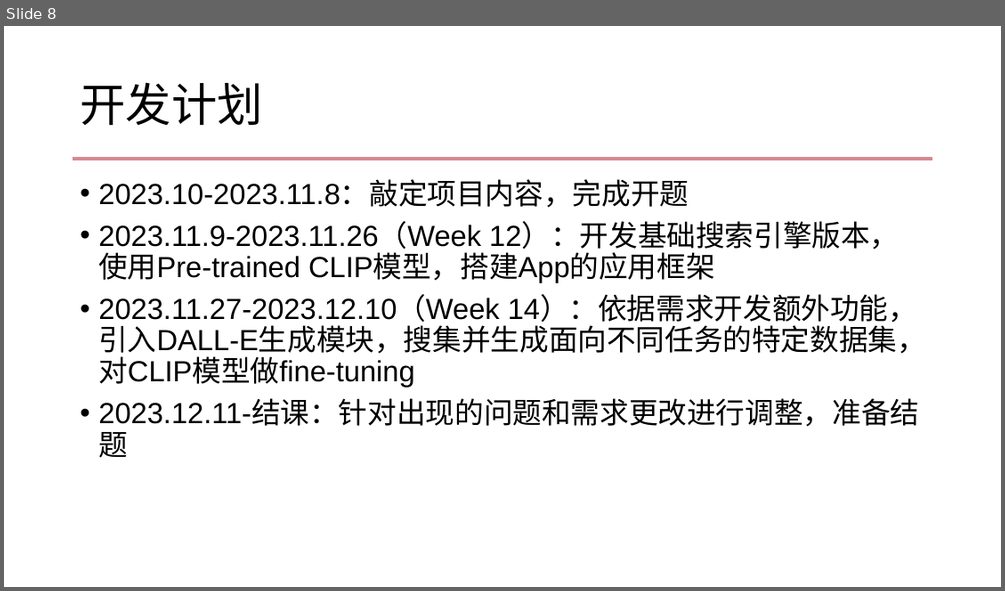
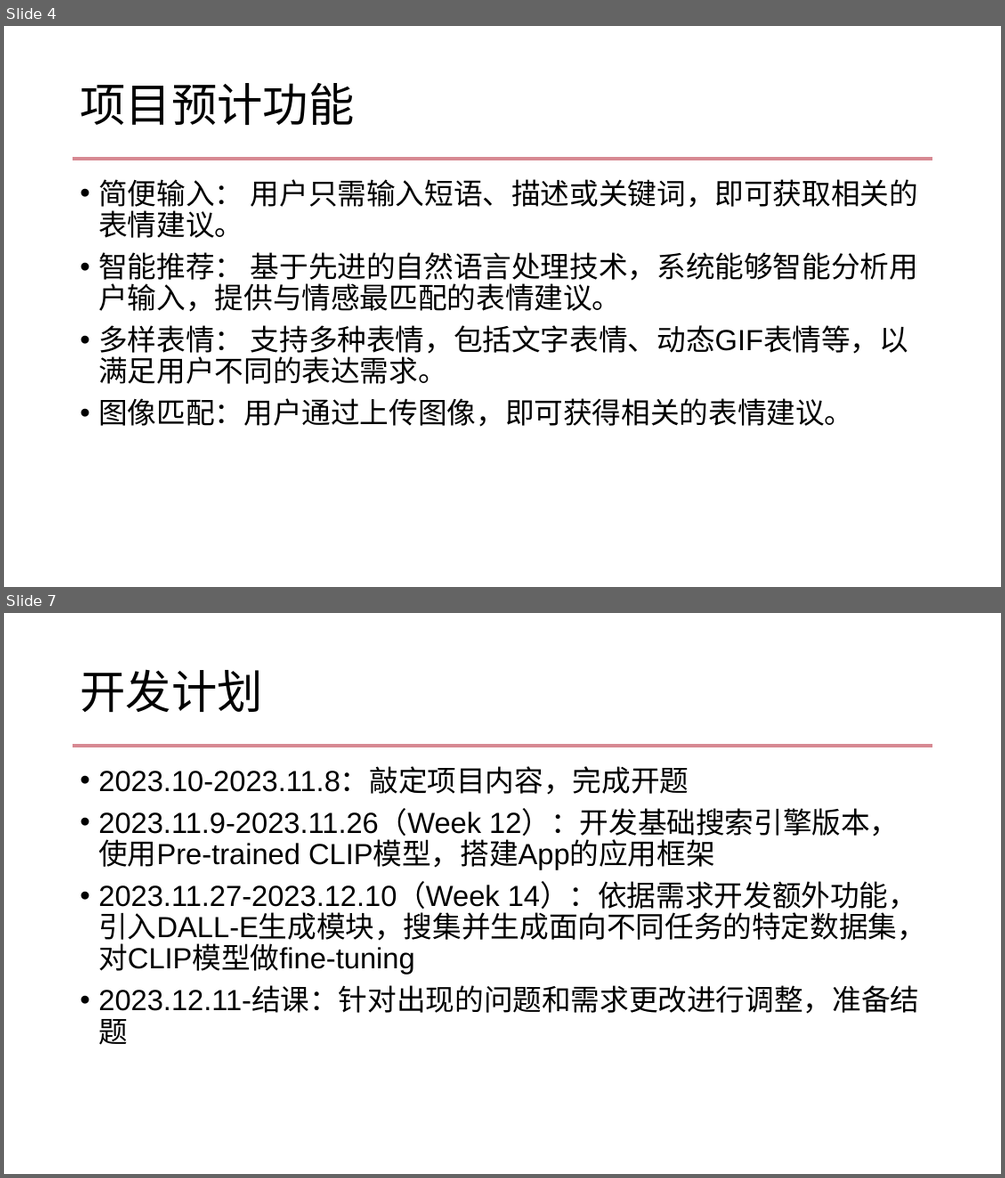
Before and after one commit to Ep11phany/ISE2023Autumn, a slide deck: ISE-Proposal.pptx. Shown one above the other, each under a label of ours: slide 8 before the commit, slides 4 and 7 after it; the slides between them are not shown. The pictures are 1005x591 and 1005x1178 pixels, drawn with LibreOffice and Linux fonts; fonts in the diff are those of the drawing; background and template pictures are left out. Boxes give left, top, right and bottom in pixels: in the first picture for what was removed or moved away, otherwise in the second. Text is boxed around its words. In the diff, an @@ line names an element or a change of style, - is before the commit and + after.

```diff
--- a/ISE-Proposal.pptx
+++ b/ISE-Proposal.pptx
@@ slide 4 added at box(4, 26, 1001, 587), background #FFFFFF; not listed: 1 template element that a slide beside it also shows @@
@@ title added at box(80, 83, 354, 125), 44 pt, text #000000 @@
+项目预计功能
@@ text added at box(98, 179, 918, 426), 28 pt, text #000000 @@
+• 简便输入： 用户只需输入短语、描述或关键词，即可获取相关的表情建议。
+• 智能推荐： 基于先进的自然语言处理技术，系统能够智能分析用户输入，提供与情感最匹配的表情建议。
+• 多样表情： 支持多种表情，包括文字表情、动态GIF表情等，以满足用户不同的表达需求。
+• 图像匹配：用户通过上传图像，即可获得相关的表情建议。
@@ what was slide 8 is now slide 7 @@
```
Also in this commit, not shown: 3 slides changed, 2 other slides added, 4 slides removed, 1 other file.
